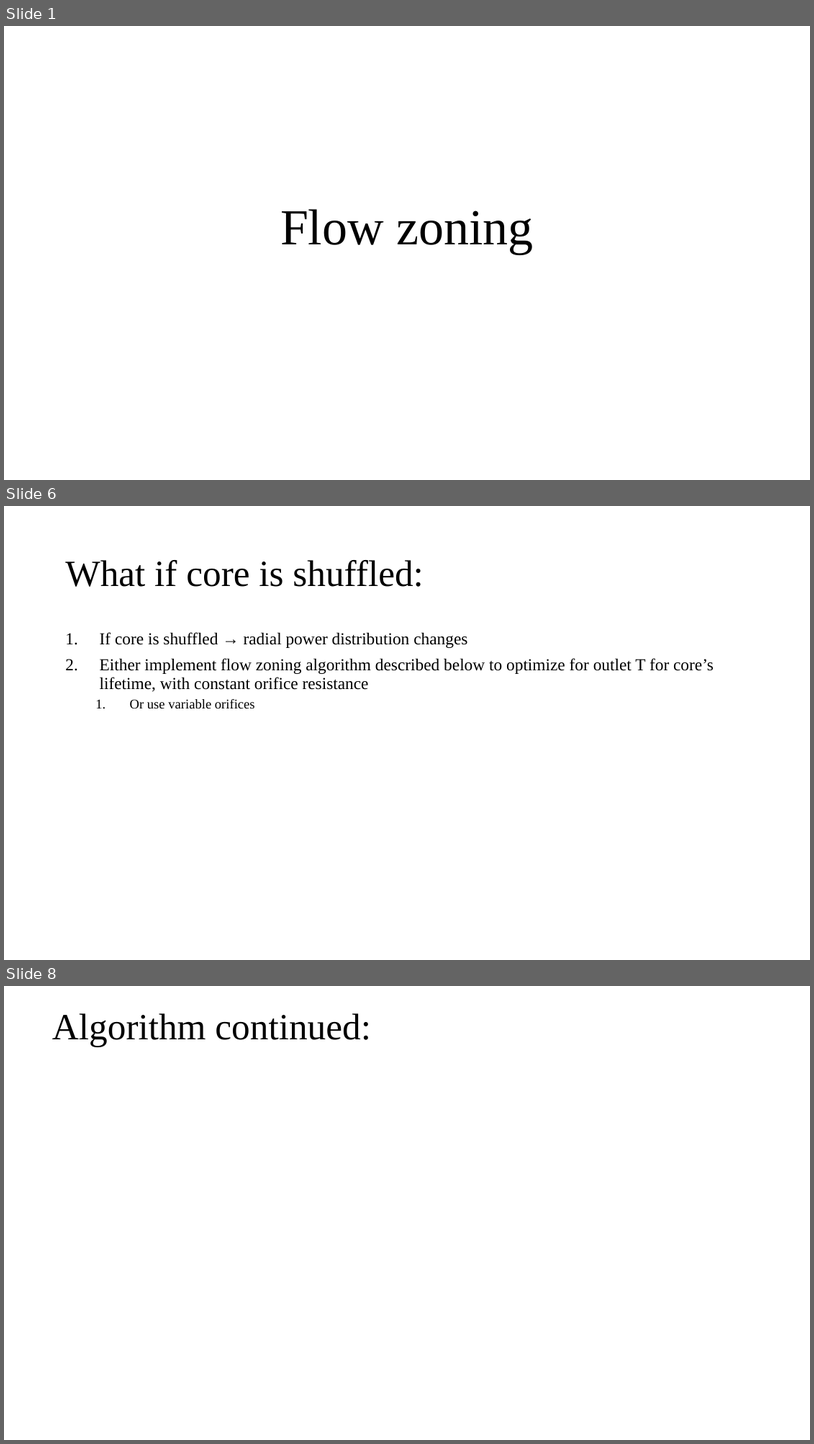
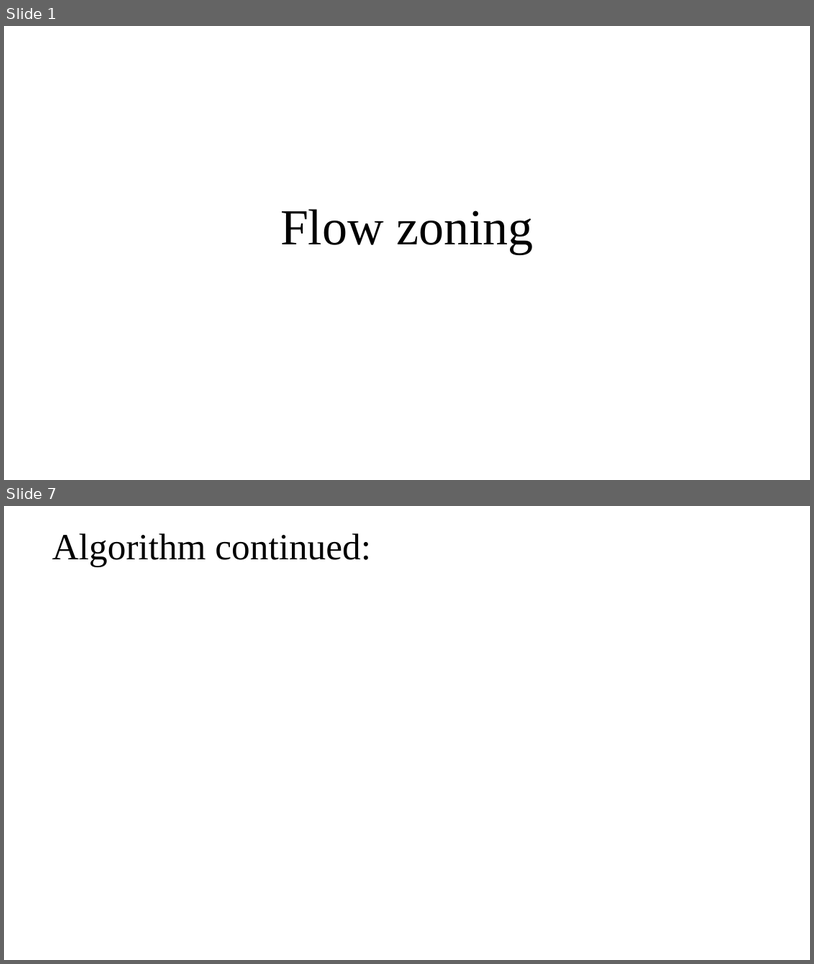
Before and after one commit to NikolaosKallieros/oklo_project, a slide deck: flow_zoning/Flow zoning.pptx. Shown one above the other, each under a label of ours: slides 1, 6 and 8 before the commit, slides 1 and 7 after it; the slides between them are not shown. The pictures are 814x1444 and 814x964 pixels, drawn with LibreOffice and Linux fonts; fonts in the diff are those of the drawing; grey boxes stand for pictures. Boxes give left, top, right and bottom in pixels: in the first picture for what was removed or moved away, otherwise in the second. Text is boxed around its words. In the diff, an @@ line names an element or a change of style, - is before the commit and + after.

```diff
--- a/flow_zoning/Flow zoning.pptx
+++ b/flow_zoning/Flow zoning.pptx
@@ slide 6 removed at [4, 506, 810, 960], background #FFFFFF @@
@@ title removed at [65, 560, 423, 587] @@
-What if core is shuffled:
@@ text removed at [100, 632, 714, 709] @@
-1. If core is shuffled → radial power distribution changes
-2. Either implement flow zoning algorithm described below to optimize for outlet T for core’s lifetime, with constant orifice resistance
-  1. Or use variable orifices
@@ what was slide 8 is now slide 7 @@
```
Also in this commit, not shown: 6 slides changed, 10 other files.
